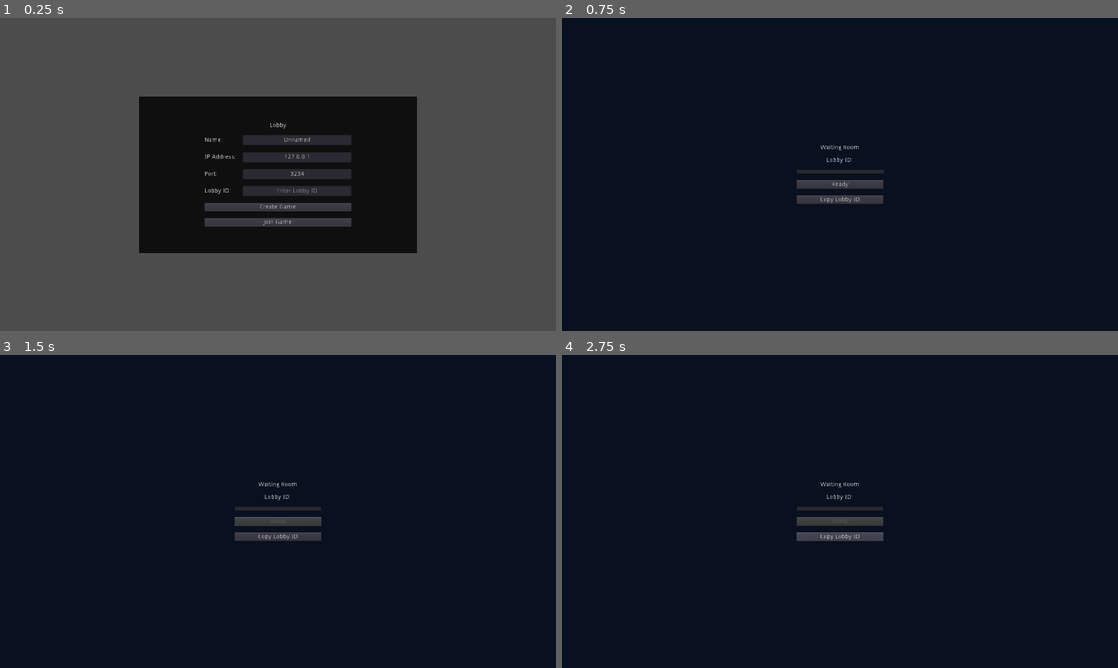
Above: before the commit, frames 1-4 (two rows, left to right).
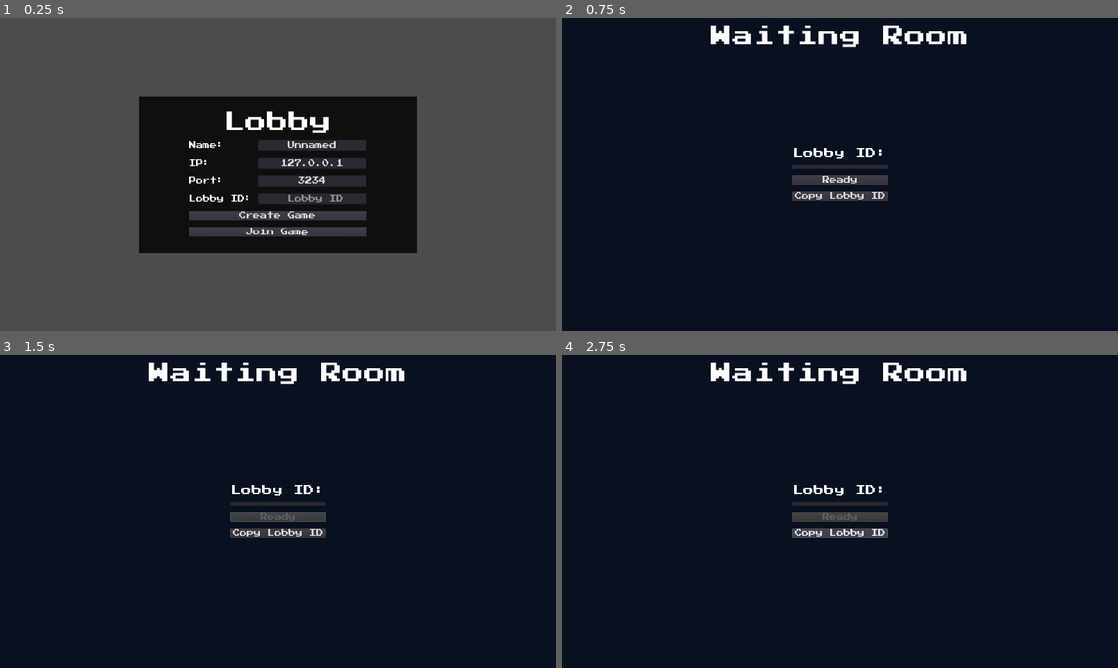
Above: after the commit, the same moments.

Repository: GTNT-Github/Astronaut-of-the-Month
Game: Godot game, scene res://assets/scenes/lobby.tscn
The game is run twice, just before and just after one commit, with the same random seed, the same clock (stepped at 60 frames per second) and the same inputs.
Inputs:
- Up to frame 1 (0.25 s): no input
- Up to frame 2 (0.75 s): click "Create Game" at 0.5 s
- Up to frame 3 (1.5 s): click "Ready" at 1.25 s
- Up to frame 4 (2.75 s): click "Copy Lobby ID" at 2 s

The runs differ from the first frame. In frame 1, 7.1% of the frame differs, in the area x 34-66%, y 29-70%; in frame 2, 2.9%; in frame 3, 2.9%; in frame 4, 2.9%.

Commit message:
Client - UI Updates

Diff:
--- a/Client/assets/scenes/lobby.tscn
+++ b/Client/assets/scenes/lobby.tscn
@@ -1,7 +1,17 @@
-[gd_scene load_steps=3 format=2]
+[gd_scene load_steps=6 format=2]
 
 [ext_resource path="res://assets/scripts/lobby.gd" type="Script" id=1]
 [ext_resource path="res://assets/scenes/waitingRoom.tscn" type="PackedScene" id=2]
+[ext_resource path="res://assets/fonts/defaultFont.ttf" type="DynamicFontData" id=3]
+
+[sub_resource type="DynamicFont" id=1]
+size = 50
+outline_color = Color( 0, 0, 0, 1 )
+use_filter = true
+font_data = ExtResource( 3 )
+
+[sub_resource type="DynamicFont" id=3]
+font_data = ExtResource( 3 )
 
 [node name="Lobby" type="Control"]
 anchor_right = 1.0
@@ -24,104 +34,114 @@
 anchor_bottom = 1.0
 
 [node name="VBoxContainer" type="VBoxContainer" parent="CenterContainer"]
-margin_left = 471.0
-margin_top = 240.0
-margin_right = 809.0
-margin_bottom = 480.0
+margin_left = 435.0
+margin_top = 216.0
+margin_right = 844.0
+margin_bottom = 504.0
 custom_constants/separation = 15
 
-[node name="Label" type="Label" parent="CenterContainer/VBoxContainer"]
-margin_right = 338.0
-margin_bottom = 14.0
+[node name="Title" type="Label" parent="CenterContainer/VBoxContainer"]
+margin_right = 409.0
+margin_bottom = 50.0
+custom_fonts/font = SubResource( 1 )
 text = "Lobby"
 align = 1
 valign = 1
 
 [node name="GridContainer" type="GridContainer" parent="CenterContainer/VBoxContainer"]
-margin_top = 29.0
-margin_right = 338.0
-margin_bottom = 170.0
+margin_top = 65.0
+margin_right = 409.0
+margin_bottom = 214.0
 custom_constants/vseparation = 15
 custom_constants/hseparation = 15
 columns = 2
 
 [node name="NameLabel" type="Label" parent="CenterContainer/VBoxContainer/GridContainer"]
 margin_top = 5.0
-margin_right = 73.0
-margin_bottom = 19.0
+margin_right = 144.0
+margin_bottom = 21.0
+custom_fonts/font = SubResource( 3 )
 text = "Name:"
 
 [node name="NameTextBox" type="LineEdit" parent="CenterContainer/VBoxContainer/GridContainer"]
-margin_left = 88.0
-margin_right = 338.0
-margin_bottom = 24.0
+margin_left = 159.0
+margin_right = 409.0
+margin_bottom = 26.0
 rect_min_size = Vector2( 250, 0 )
+custom_fonts/font = SubResource( 3 )
 align = 1
-placeholder_text = "Enter Name"
+placeholder_text = "Name"
 
 [node name="IPLabel" type="Label" parent="CenterContainer/VBoxContainer/GridContainer"]
-margin_top = 44.0
-margin_right = 73.0
-margin_bottom = 58.0
-text = "IP Address:"
+margin_top = 46.0
+margin_right = 144.0
+margin_bottom = 62.0
+custom_fonts/font = SubResource( 3 )
+text = "IP:"
 
 [node name="IPTextBox" type="LineEdit" parent="CenterContainer/VBoxContainer/GridContainer"]
-margin_left = 88.0
-margin_top = 39.0
-margin_right = 338.0
-margin_bottom = 63.0
+margin_left = 159.0
+margin_top = 41.0
+margin_right = 409.0
+margin_bottom = 67.0
 rect_min_size = Vector2( 250, 0 )
+custom_fonts/font = SubResource( 3 )
 align = 1
-placeholder_text = "Enter IP Address"
+placeholder_text = "IP Address"
 
 [node name="PortLabel" type="Label" parent="CenterContainer/VBoxContainer/GridContainer"]
-margin_top = 83.0
-margin_right = 73.0
-margin_bottom = 97.0
+margin_top = 87.0
+margin_right = 144.0
+margin_bottom = 103.0
+custom_fonts/font = SubResource( 3 )
 text = "Port:"
 
 [node name="PortTextBox" type="LineEdit" parent="CenterContainer/VBoxContainer/GridContainer"]
-margin_left = 88.0
-margin_top = 78.0
-margin_right = 338.0
-margin_bottom = 102.0
+margin_left = 159.0
+margin_top = 82.0
+margin_right = 409.0
+margin_bottom = 108.0
 rect_min_size = Vector2( 250, 0 )
+custom_fonts/font = SubResource( 3 )
 align = 1
-placeholder_text = "Enter Port Number"
+placeholder_text = "Port Number"
 
 [node name="LobbyLabel" type="Label" parent="CenterContainer/VBoxContainer/GridContainer"]
-margin_top = 122.0
-margin_right = 73.0
-margin_bottom = 136.0
+margin_top = 128.0
+margin_right = 144.0
+margin_bottom = 144.0
+custom_fonts/font = SubResource( 3 )
 text = "Lobby ID:"
 
 [node name="LobbyTextBox" type="LineEdit" parent="CenterContainer/VBoxContainer/GridContainer"]
-margin_left = 88.0
-margin_top = 117.0
-margin_right = 338.0
-margin_bottom = 141.0
+margin_left = 159.0
+margin_top = 123.0
+margin_right = 409.0
+margin_bottom = 149.0
 rect_min_size = Vector2( 250, 0 )
+custom_fonts/font = SubResource( 3 )
 align = 1
-placeholder_text = "Enter Lobby ID"
+placeholder_text = " Lobby ID"
 
 [node name="createBtn" type="Button" parent="CenterContainer/VBoxContainer"]
-margin_top = 185.0
-margin_right = 338.0
-margin_bottom = 205.0
+margin_top = 229.0
+margin_right = 409.0
+margin_bottom = 251.0
+custom_fonts/font = SubResource( 3 )
 text = "Create Game"
 
 [node name="JoinBtn" type="Button" parent="CenterContainer/VBoxContainer"]
-margin_top = 220.0
-margin_right = 338.0
-margin_bottom = 240.0
+margin_top = 266.0
+margin_right = 409.0
+margin_bottom = 288.0
+custom_fonts/font = SubResource( 3 )
 text = "Join Game"
 
 [node name="WaitingRoom" parent="." instance=ExtResource( 2 )]
-visible = true
 
 [node name="VBoxContainer" parent="WaitingRoom/CenterContainer" index="0"]
-margin_top = 251.0
-margin_bottom = 468.0
+margin_top = 303.0
+margin_bottom = 417.0
 
 [node name="ItemList" parent="WaitingRoom/CenterContainer/VBoxContainer" index="1"]
 items = [ "Player 1", null, false, "Player 2", null, false, "Player 3", null, false, "Player 4", null, false ]
--- a/Client/assets/scenes/waitingRoom.tscn
+++ b/Client/assets/scenes/waitingRoom.tscn
@@ -1,6 +1,20 @@
-[gd_scene load_steps=2 format=2]
+[gd_scene load_steps=6 format=2]
 
 [ext_resource path="res://assets/scripts/waitingRoom.gd" type="Script" id=1]
+[ext_resource path="res://assets/fonts/defaultFont.ttf" type="DynamicFontData" id=2]
+
+[sub_resource type="DynamicFont" id=1]
+size = 50
+outline_color = Color( 0, 0, 0, 1 )
+use_filter = true
+font_data = ExtResource( 2 )
+
+[sub_resource type="DynamicFont" id=2]
+size = 25
+font_data = ExtResource( 2 )
+
+[sub_resource type="DynamicFont" id=3]
+font_data = ExtResource( 2 )
 
 [node name="WaitingRoom" type="Popup" groups=["WaitingRoom"]]
 visible = true
@@ -16,57 +30,62 @@
 anchor_bottom = 1.0
 color = Color( 0.0392157, 0.0666667, 0.129412, 1 )
 
-[node name="CenterContainer" type="CenterContainer" parent="."]
-anchor_right = 1.0
-anchor_bottom = 1.0
-__meta__ = {
-"_edit_use_anchors_": false
-}
-
-[node name="VBoxContainer" type="VBoxContainer" parent="CenterContainer"]
-margin_left = 540.0
-margin_top = 219.0
-margin_right = 740.0
-margin_bottom = 500.0
-custom_constants/separation = 15
-
-[node name="Title" type="Label" parent="CenterContainer/VBoxContainer"]
-margin_right = 200.0
-margin_bottom = 14.0
+[node name="Title" type="Label" parent="."]
+anchor_left = 0.5
+anchor_right = 0.5
+margin_left = -300.0
+margin_top = 16.0
+margin_right = 300.0
+margin_bottom = 67.0
+custom_fonts/font = SubResource( 1 )
 text = "Waiting Room"
 align = 1
 valign = 1
 
+[node name="CenterContainer" type="CenterContainer" parent="."]
+anchor_right = 1.0
+anchor_bottom = 1.0
+
+[node name="VBoxContainer" type="VBoxContainer" parent="CenterContainer"]
+margin_left = 527.0
+margin_top = 222.0
+margin_right = 752.0
+margin_bottom = 497.0
+custom_constants/separation = 15
+
 [node name="ID" type="Label" parent="CenterContainer/VBoxContainer"]
-margin_top = 29.0
-margin_right = 200.0
-margin_bottom = 43.0
+margin_right = 225.0
+margin_bottom = 25.0
+custom_fonts/font = SubResource( 2 )
 text = "Lobby ID:"
 align = 1
 valign = 1
 
 [node name="ItemList" type="ItemList" parent="CenterContainer/VBoxContainer"]
-margin_top = 58.0
-margin_right = 200.0
-margin_bottom = 211.0
+margin_top = 40.0
+margin_right = 225.0
+margin_bottom = 201.0
 rect_min_size = Vector2( 200, 0 )
 custom_constants/vseparation = 10
+custom_fonts/font = SubResource( 3 )
 items = [ "Player 1", null, false, "Player 2", null, false, "Player 3", null, false, "Player 4", null, false ]
 auto_height = true
 same_column_width = true
-fixed_column_width = 200
+fixed_column_width = 225
 icon_mode = 0
 
 [node name="ReadyBtn" type="Button" parent="CenterContainer/VBoxContainer"]
-margin_top = 226.0
-margin_right = 200.0
-margin_bottom = 246.0
+margin_top = 216.0
+margin_right = 225.0
+margin_bottom = 238.0
+custom_fonts/font = SubResource( 3 )
 text = "Ready"
 
 [node name="Copy" type="Button" parent="CenterContainer/VBoxContainer"]
-margin_top = 261.0
-margin_right = 200.0
-margin_bottom = 281.0
+margin_top = 253.0
+margin_right = 225.0
+margin_bottom = 275.0
+custom_fonts/font = SubResource( 3 )
 text = "Copy Lobby ID"
 
 [connection signal="pressed" from="CenterContainer/VBoxContainer/Copy" to="." method="_on_Copy_pressed"]
Binary file added: Client/assets/ui/waitingRoomButton.png
